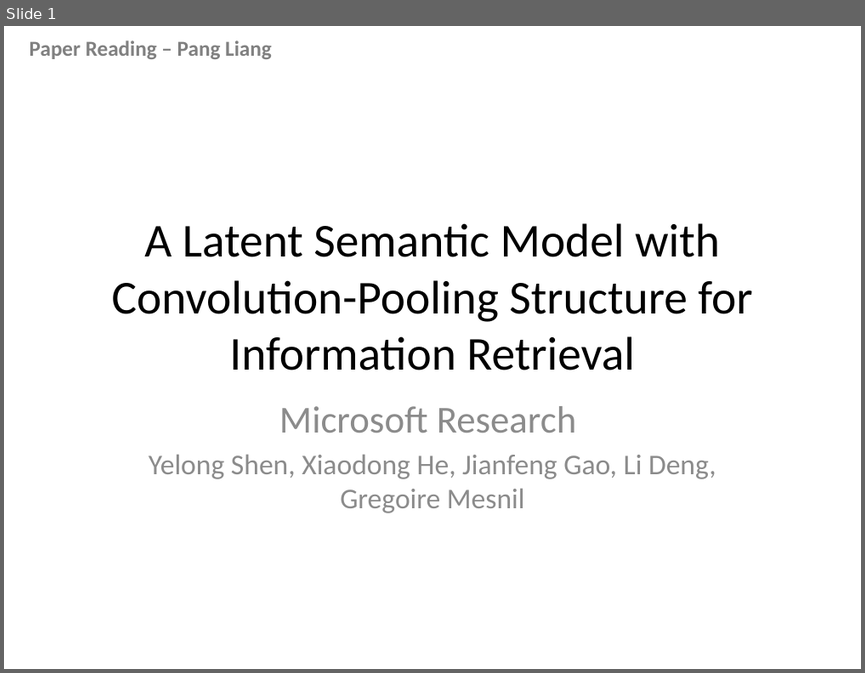
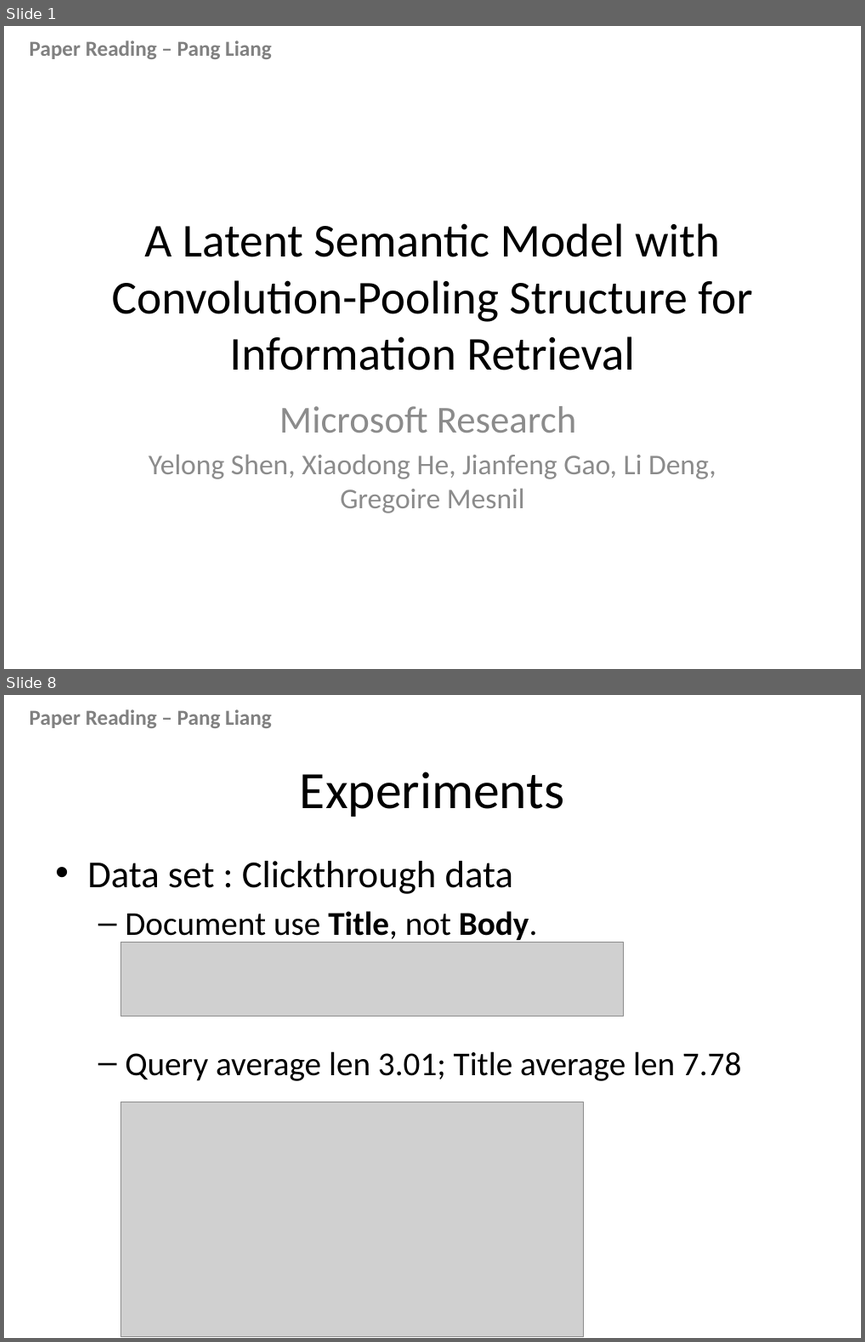
Before and after one commit to pl8787/exp_caffe, a slide deck: doc/Paper Reading.pptx. Shown one above the other, each under a label of ours: slide 1 before the commit, slides 1 and 8 after it; the slides between them are not shown. The pictures are 865x673 and 865x1342 pixels, drawn with LibreOffice and Linux fonts; fonts in the diff are those of the drawing; grey boxes stand for pictures. Boxes give left, top, right and bottom in pixels: in the first picture for what was removed or moved away, otherwise in the second. Text is boxed around its words. In the diff, an @@ line names an element or a change of style, - is before the commit and + after.

```diff
--- a/doc/Paper Reading.pptx
+++ b/doc/Paper Reading.pptx
@@ slide 8 added at bbox=[4, 695, 861, 1338], background #FFFFFF; not listed: 1 template element that a slide beside it also shows @@
@@ title added at bbox=[300, 771, 565, 817], 44 pt, text #000000 @@
+Experiments
@@ text added at bbox=[87, 861, 741, 1081], 28 pt, text #000000 @@
+• Data set : Clickthrough data
+  – Document use Title, not Body.
+  – Query average len 3.01; Title average len 7.78
@@ picture added at bbox=[120, 941, 623, 1015] @@
@@ picture added at bbox=[120, 1102, 584, 1337] @@
```
Also in this commit, not shown: 8 other slides added, 1 slide removed.
